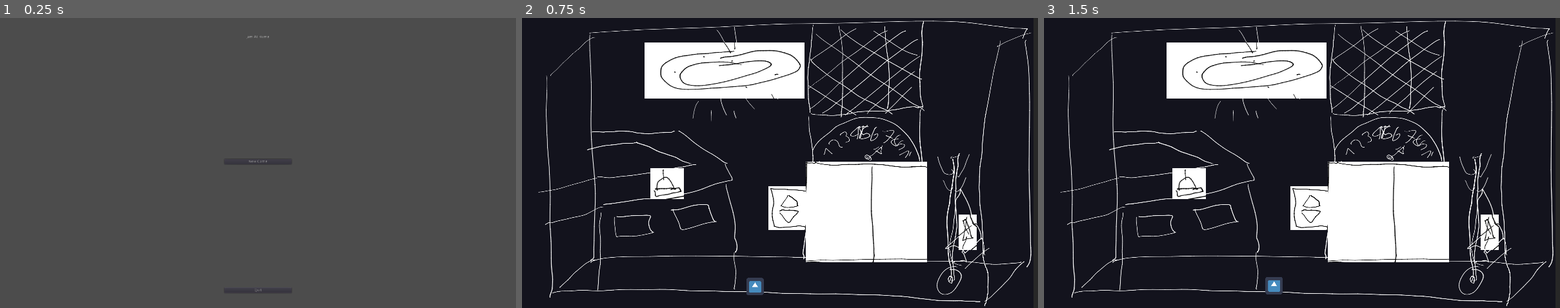
Above: before the commit, frames 1-3 (left to right).
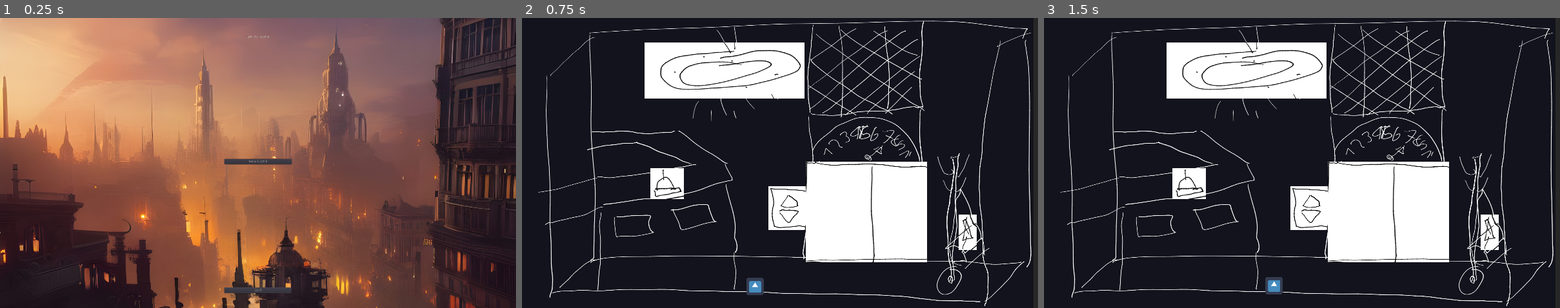
Above: after the commit, the same moments.

Repository: chippmann/dampfmechanische-einstellung
Game: Godot game, scene res://ui/menu/main_menu/MainMenu.tscn
Same seed, same stepped clock (60 frames per second), same inputs: the game is played once before the commit and once after it. The engine's default icon, where the game draws it, is replaced by a stand-in: a white triangle on a blue panel in a dark square. Sound files missing from this copy of the repository are replaced by a short silence.
Inputs (mouse positions are in pixels of both pictures, inside the frame that each line leads up to):
- Up to frame 1 (0.25 s): no input
- Up to frame 2 (0.75 s): click "New Game" at 0.5 s
- Up to frame 3 (1.5 s): click (1245, 70) at 1.25 s

The runs differ from the first frame. In frame 1, 97% of the frame differs, in the area x 0-100%, y 0-100%; in frame 2, nothing differs; in frame 3, nothing differs.

Commit message:
add mainmenu animation

Diff:
--- /dev/null
+++ b/ui/menu/main_menu/AnimationPlayer.gd
@@ -0,0 +1,5 @@
+extends AnimationPlayer
+
+
+func _ready() -> void:
+	set_autoplay("Default")
--- a/ui/menu/main_menu/MainMenu.tscn
+++ b/ui/menu/main_menu/MainMenu.tscn
@@ -1,12 +1,147 @@
-[gd_scene load_steps=4 format=2]
+[gd_scene load_steps=11 format=2]
 
 [ext_resource path="res://ui/menu/main_menu/ContinueButton.gd" type="Script" id=1]
 [ext_resource path="res://ui/menu/main_menu/NewGameButton.gd" type="Script" id=2]
 [ext_resource path="res://ui/menu/main_menu/QuitButton.gd" type="Script" id=3]
+[ext_resource path="res://assets/texture/MainMenu/SteampunkCitySkylines03.jpg" type="Texture" id=4]
+[ext_resource path="res://assets/texture/MainMenu/SteampunkCitySkylines02.jpg" type="Texture" id=5]
+[ext_resource path="res://assets/texture/MainMenu/SteampunkCitySkylines04.jpg" type="Texture" id=6]
+[ext_resource path="res://assets/texture/MainMenu/SteampunkCitySkylines01.jpg" type="Texture" id=7]
+[ext_resource path="res://ui/menu/main_menu/AnimationPlayer.gd" type="Script" id=8]
+
+[sub_resource type="Animation" id=1]
+resource_name = "Default"
+length = 20.0
+loop = true
+tracks/0/type = "value"
+tracks/0/path = NodePath(".:modulate")
+tracks/0/interp = 1
+tracks/0/loop_wrap = true
+tracks/0/imported = false
+tracks/0/enabled = true
+tracks/0/keys = {
+"times": PoolRealArray( 0, 4, 5, 19, 20 ),
+"transitions": PoolRealArray( 1, 1, 1, 1, 1 ),
+"update": 0,
+"values": [ Color( 1, 1, 1, 1 ), Color( 1, 1, 1, 1 ), Color( 1, 1, 1, 0 ), Color( 1, 1, 1, 0 ), Color( 1, 1, 1, 1 ) ]
+}
+tracks/1/type = "value"
+tracks/1/path = NodePath("../BackgroundImage02:modulate")
+tracks/1/interp = 1
+tracks/1/loop_wrap = true
+tracks/1/imported = false
+tracks/1/enabled = true
+tracks/1/keys = {
+"times": PoolRealArray( 0, 9, 10, 20 ),
+"transitions": PoolRealArray( 1, 1, 1, 1 ),
+"update": 0,
+"values": [ Color( 1, 1, 1, 1 ), Color( 1, 1, 1, 1 ), Color( 1, 1, 1, 0 ), Color( 1, 1, 1, 0 ) ]
+}
+tracks/2/type = "value"
+tracks/2/path = NodePath("../BackgroundImage03:modulate")
+tracks/2/interp = 1
+tracks/2/loop_wrap = true
+tracks/2/imported = false
+tracks/2/enabled = true
+tracks/2/keys = {
+"times": PoolRealArray( 0, 14, 15, 20 ),
+"transitions": PoolRealArray( 1, 1, 1, 1 ),
+"update": 0,
+"values": [ Color( 1, 1, 1, 1 ), Color( 1, 1, 1, 1 ), Color( 1, 1, 1, 0 ), Color( 1, 1, 1, 0 ) ]
+}
+tracks/3/type = "value"
+tracks/3/path = NodePath("../BackgroundImage04:modulate")
+tracks/3/interp = 1
+tracks/3/loop_wrap = true
+tracks/3/imported = false
+tracks/3/enabled = true
+tracks/3/keys = {
+"times": PoolRealArray( 0, 20 ),
+"transitions": PoolRealArray( 1, 1 ),
+"update": 0,
+"values": [ Color( 1, 1, 1, 1 ), Color( 1, 1, 1, 1 ) ]
+}
+
+[sub_resource type="Animation" id=2]
+length = 0.001
+tracks/0/type = "value"
+tracks/0/path = NodePath(".:modulate")
+tracks/0/interp = 1
+tracks/0/loop_wrap = true
+tracks/0/imported = false
+tracks/0/enabled = true
+tracks/0/keys = {
+"times": PoolRealArray( 0 ),
+"transitions": PoolRealArray( 1 ),
+"update": 0,
+"values": [ Color( 1, 1, 1, 1 ) ]
+}
+tracks/1/type = "value"
+tracks/1/path = NodePath("../BackgroundImage02:modulate")
+tracks/1/interp = 1
+tracks/1/loop_wrap = true
+tracks/1/imported = false
+tracks/1/enabled = true
+tracks/1/keys = {
+"times": PoolRealArray( 0 ),
+"transitions": PoolRealArray( 1 ),
+"update": 0,
+"values": [ Color( 1, 1, 1, 1 ) ]
+}
+tracks/2/type = "value"
+tracks/2/path = NodePath("../BackgroundImage03:modulate")
+tracks/2/interp = 1
+tracks/2/loop_wrap = true
+tracks/2/imported = false
+tracks/2/enabled = true
+tracks/2/keys = {
+"times": PoolRealArray( 0 ),
+"transitions": PoolRealArray( 1 ),
+"update": 0,
+"values": [ Color( 1, 1, 1, 1 ) ]
+}
+tracks/3/type = "value"
+tracks/3/path = NodePath("../BackgroundImage04:modulate")
+tracks/3/interp = 1
+tracks/3/loop_wrap = true
+tracks/3/imported = false
+tracks/3/enabled = true
+tracks/3/keys = {
+"times": PoolRealArray( 0 ),
+"transitions": PoolRealArray( 1 ),
+"update": 0,
+"values": [ Color( 1, 1, 1, 1 ) ]
+}
 
 [node name="MainMenu" type="Control"]
 anchor_right = 1.0
 anchor_bottom = 1.0
+
+[node name="AnimationPlayer" type="AnimationPlayer" parent="."]
+root_node = NodePath("../BackgroundImage01")
+anims/Default = SubResource( 1 )
+anims/RESET = SubResource( 2 )
+script = ExtResource( 8 )
+
+[node name="BackgroundImage04" type="TextureRect" parent="."]
+margin_right = 1920.0
+margin_bottom = 1080.0
+texture = ExtResource( 6 )
+
+[node name="BackgroundImage03" type="TextureRect" parent="."]
+margin_right = 1920.0
+margin_bottom = 1080.0
+texture = ExtResource( 4 )
+
+[node name="BackgroundImage02" type="TextureRect" parent="."]
+margin_right = 1920.0
+margin_bottom = 1080.0
+texture = ExtResource( 5 )
+
+[node name="BackgroundImage01" type="TextureRect" parent="."]
+margin_right = 1920.0
+margin_bottom = 1080.0
+texture = ExtResource( 7 )
 
 [node name="MarginContainer" type="MarginContainer" parent="."]
 anchor_right = 1.0
Binary file added: assets/texture/MainMenu/SteampunkCitySkylines01.jpg
Not shown, added: assets/texture/MainMenu/SteampunkCitySkylines01.jpg.import
Binary file added: assets/texture/MainMenu/SteampunkCitySkylines02.jpg
Not shown, added: assets/texture/MainMenu/SteampunkCitySkylines02.jpg.import
Binary file added: assets/texture/MainMenu/SteampunkCitySkylines03.jpg
Not shown, added: assets/texture/MainMenu/SteampunkCitySkylines03.jpg.import
Binary file added: assets/texture/MainMenu/SteampunkCitySkylines04.jpg
Not shown, added: assets/texture/MainMenu/SteampunkCitySkylines04.jpg.import
